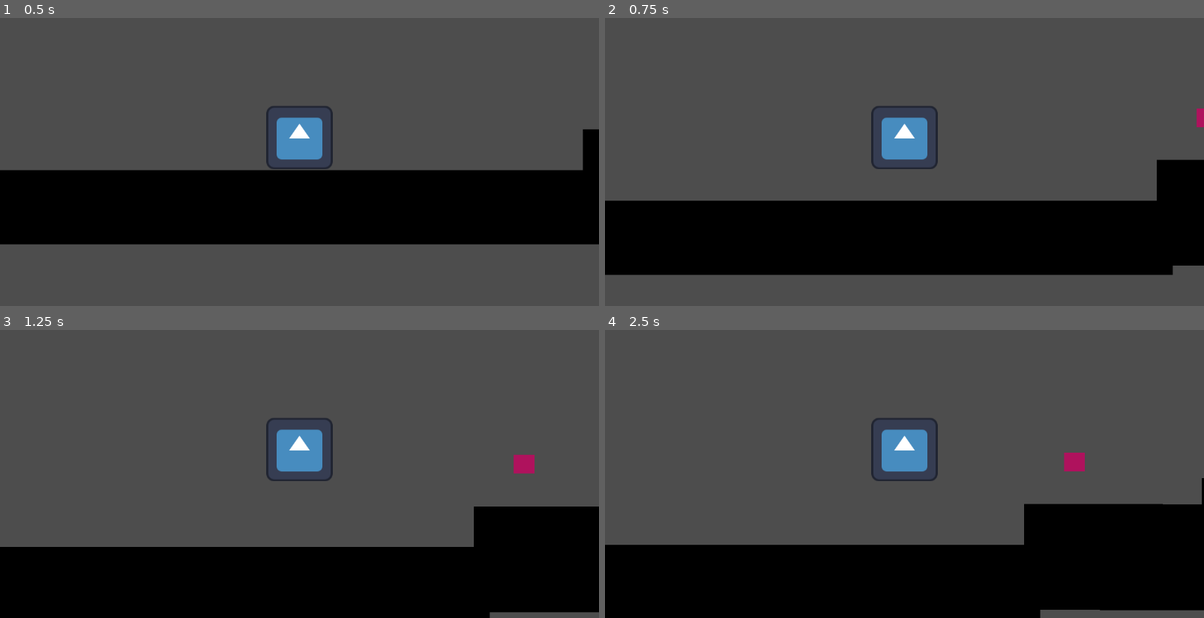
Above: before the commit, frames 1-4 (two rows, left to right).
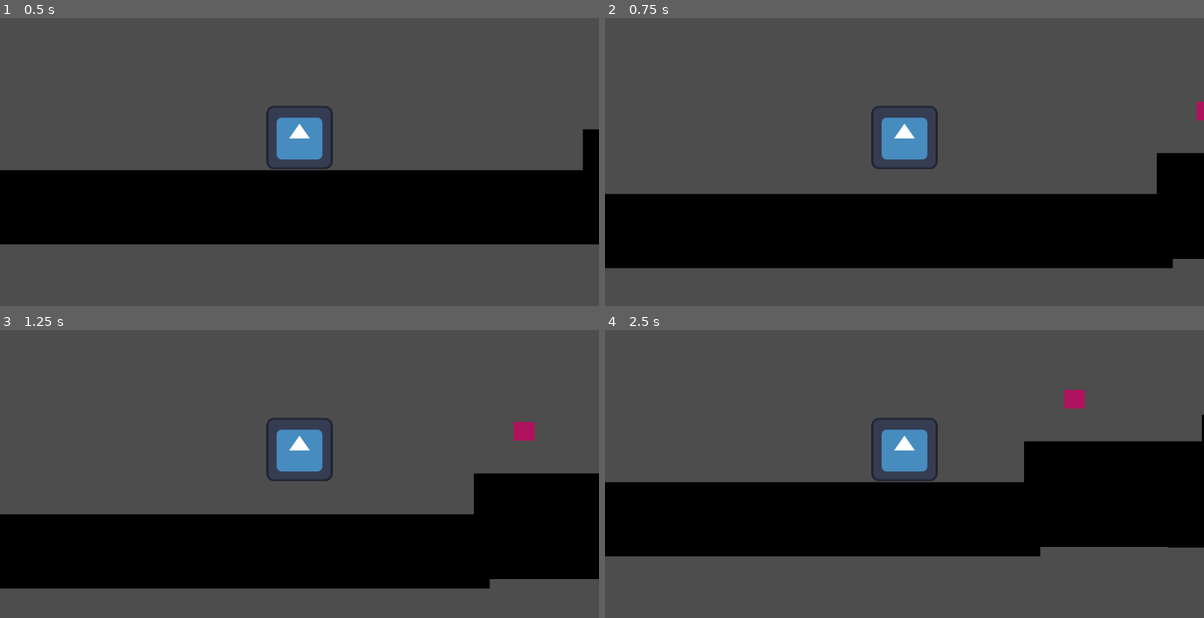
Above: after the commit, the same moments.

Repository: facundooli/plataformero
Game: Godot game, scene res://nivel.tscn
Two runs of this game, one before a commit and one after it. Both use one fixed random seed, a clock stepped at 60 frames per second and the inputs below. The engine's default icon, where the game draws it, is replaced by a stand-in: a white triangle on a blue panel in a dark square.
Inputs:
- Up to frame 1 (0.5 s): no input
- Up to frame 2 (0.75 s): hold D (derecha) from 0.53 s (still down); tap W (salto) at 0.6 s
- Up to frame 3 (1.25 s): keep holding D (derecha); tap W (salto) at 0.77, 1.07 s
- Up to frame 4 (2.5 s): tap W (salto) at 1.35, 1.52, 1.82, 2.1 s; release D (derecha) at 2.03 s; hold A (izquierda) from 2.03 s (still down)

Frame 1 is identical in both runs. In frame 2, 5.0% of the frame differs, in the area x 0-100%, y 29-90%; in frame 3, 23%; in frame 4, 44%, in the area x 0-100%, y 20-100%.

Commit message:
agregado powerups salto

Diff:
--- a/plataformero/Jugador/jugador.gd
+++ b/plataformero/Jugador/jugador.gd
@@ -2,8 +2,8 @@
 
 
 const SPEED = 300.0
-const JUMP_VELOCITY = -500.0
-
+const JUMP_VELOCITY = -400.0
+var  modificador_salto = 1
 
 func _physics_process(delta: float) -> void:
 	# Add the gravity.
@@ -12,7 +12,7 @@
 
 	# Handle jump.
 	if Input.is_action_just_pressed("salto") and is_on_floor():
-		velocity.y = JUMP_VELOCITY
+		velocity.y = JUMP_VELOCITY * modificador_salto
 
 	# Get the input direction and handle the movement/deceleration.
 	# As good practice, you should replace UI actions with custom gameplay actions.
@@ -23,3 +23,15 @@
 		velocity.x = move_toward(velocity.x, 0, SPEED)
 
 	move_and_slide()
+
+
+func _on_salto_body_entered(body: Node2D) -> void:
+	modificador_salto = 2
+	$temporizadorpowerupssalto.start()
+
+
+
+
+
+func _on_temporizadorpowerupssalto_timeout() -> void:
+	modificador_salto = 1
--- a/plataformero/Jugador/jugador.tscn
+++ b/plataformero/Jugador/jugador.tscn
@@ -18,3 +18,7 @@
 shape = SubResource("RectangleShape2D_ug00j")
 
 [node name="Camera2D" type="Camera2D" parent="."]
+
+[node name="temporizadorpowerupssalto" type="Timer" parent="."]
+
+[connection signal="timeout" from="temporizadorpowerupssalto" to="." method="_on_temporizadorpowerupssalto_timeout"]
